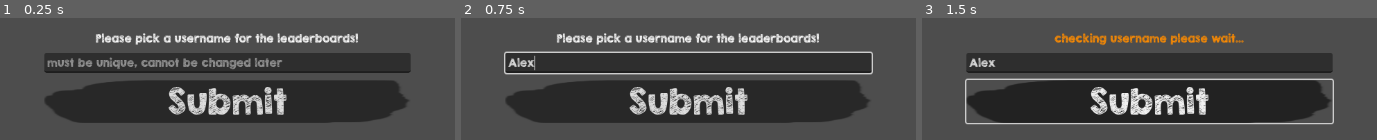
Above: before the commit, frames 1-3 (left to right).
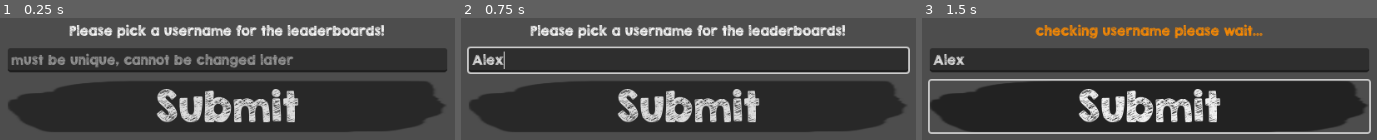
Above: after the commit, the same moments.

Repository: Eefschmeef2310/Pixel-Jam-2024
Game: Godot game, scene res://Levels/MainMenu.tscn
Same seed, same stepped clock (60 frames per second), same inputs: the game is played once before the commit and once after it. The project has no main scene, so this scene is started directly.
Inputs (mouse positions are in pixels of both pictures, inside the frame that each line leads up to):
- Up to frame 1 (0.25 s): no input
- Up to frame 2 (0.75 s): click (688, 63) at 0.52 s; type "Alex" at 0.6 s
- Up to frame 3 (1.5 s): click "Submit" at 1.25 s

The runs differ from the first frame. In frame 1, 33% of the frame differs, in the area x 1-99%, y 4-94%; in frame 2, 33%; in frame 3, 33%.
Error in both runs: Invalid access to property or key 'records' on a base object of type 'Nil'. (res://AirtableManager.gd:120)

Commit message:
minor changes

Diff:
--- a/Levels/MainMenu.tscn
+++ b/Levels/MainMenu.tscn
@@ -38,12 +38,9 @@
 
 [node name="HBoxContainer" type="HBoxContainer" parent="."]
 layout_mode = 1
-anchors_preset = 13
-anchor_left = 0.5
-anchor_right = 0.5
+anchors_preset = 15
+anchor_right = 1.0
 anchor_bottom = 1.0
-offset_left = -519.0
-offset_right = 519.0
 grow_horizontal = 2
 grow_vertical = 2
 
@@ -51,10 +48,11 @@
 layout_mode = 2
 size_flags_horizontal = 3
 size_flags_vertical = 4
+theme_override_constants/separation = 20
 
 [node name="Title" type="Label" parent="HBoxContainer/VBoxContainer"]
 layout_mode = 2
-theme_override_font_sizes/font_size = 90
+theme_override_font_sizes/font_size = 70
 text = "Smoothie
 Maker Pro"
 horizontal_alignment = 1
--- a/project.godot
+++ b/project.godot
@@ -16,8 +16,12 @@
 
 [autoload]
 
-InputManager="*res://input_manager.gd"
 AirtableManager="*res://AirtableManager.gd"
+
+[display]
+
+window/size/viewport_width=960
+window/size/viewport_height=540
 
 [file_customization]
 
--- a/usernamePicker.gd
+++ b/usernamePicker.gd
@@ -43,6 +43,6 @@
 		AirtableManager.SetSaveData(newID, usernameTemp)
 		error_text.text = "User created, ID: " + newID
 		error_text.label_settings.font_color = Color.MEDIUM_TURQUOISE
-		#TODO sent player to main menu
+		get_tree().change_scene_to_file("res://Levels/MainMenu.tscn")
 	else:
 		print("issue wth new user response, recevied id: " + newID)
